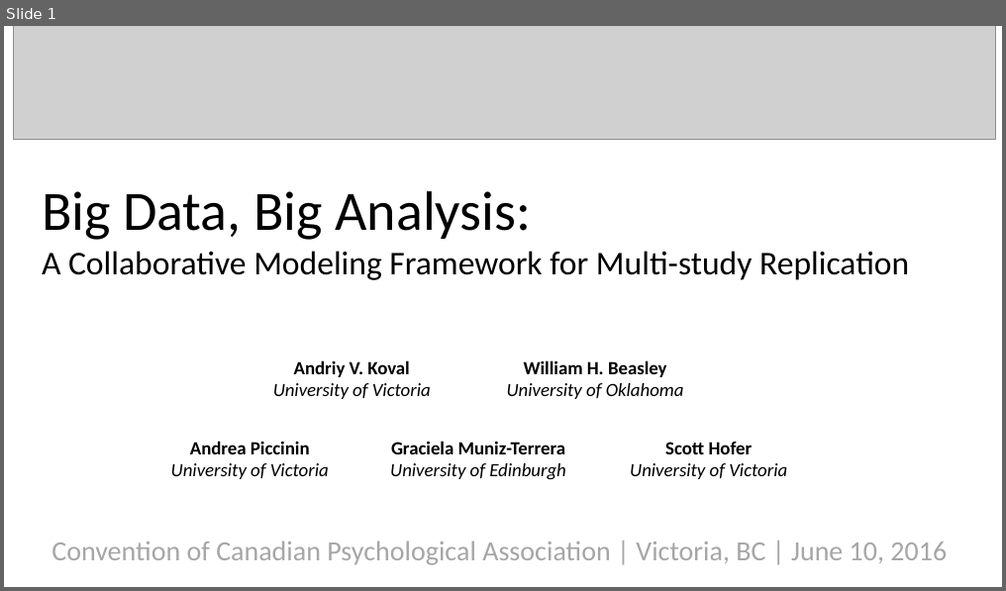
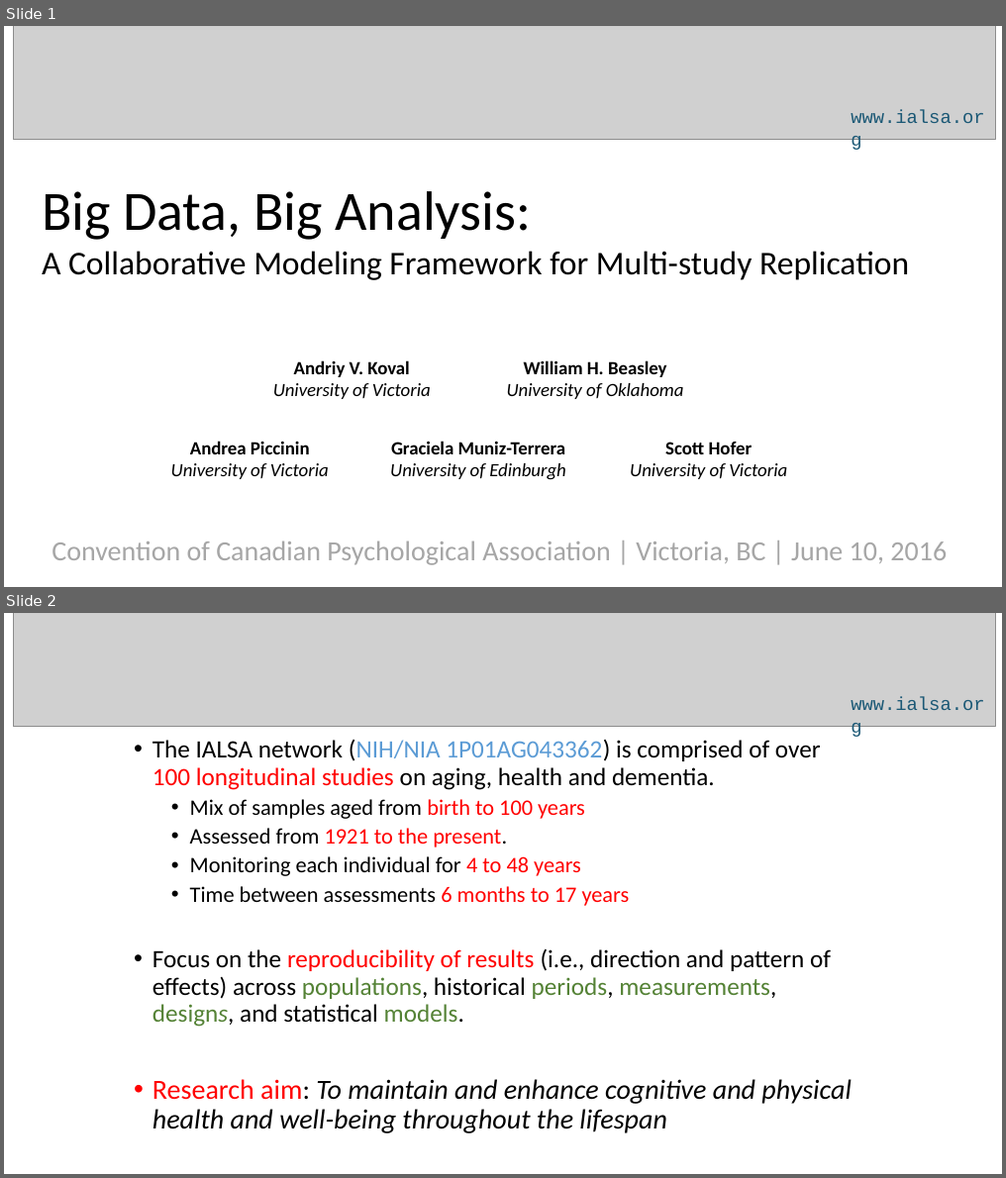
Before and after one commit to IALSA/IALSA-2015-Portland, a slide deck: pubs/2016-talks/2016-06-09-cpa/ppt/koval-etal-2016-06-10-cpa.pptx. Shown one above the other, each under a label of ours: slide 1 before the commit, slides 1 and 2 after it. The pictures are 1006x591 and 1006x1178 pixels, drawn with LibreOffice and Linux fonts; fonts in the diff are those of the drawing; grey boxes stand for pictures. Boxes give left, top, right and bottom in pixels: in the first picture for what was removed or moved away, otherwise in the second. Text is boxed around its words. In the diff, an @@ line names an element or a change of style, - is before the commit and + after.

```diff
--- a/pubs/2016-talks/2016-06-09-cpa/ppt/koval-etal-2016-06-10-cpa.pptx
+++ b/pubs/2016-talks/2016-06-09-cpa/ppt/koval-etal-2016-06-10-cpa.pptx
@@ slide 2 added at [4,613,1002,1174], background #FFFFFF @@
@@ picture added at [13,613,995,727] @@
@@ text added at [850,697,984,710], 13.5 pt, text #1C5976 @@
+www.ialsa.org
@@ text added at [152,740,851,1134], 18 pt, text #000000 @@
+• The IALSA network (NIH/NIA 1P01AG043362) is comprised of over 100 longitudinal studies on aging, health and dementia.
+  • Mix of samples aged from birth to 100 years
+  • Assessed from 1921 to the present.
+  • Monitoring each individual for 4 to 48 years
+  • Time between assessments 6 months to 17 years
+• Focus on the reproducibility of results (i.e., direction and pattern of effects) across populations, historical periods, measurements, designs, and statistical models.
+  • Research aim: To maintain and enhance cognitive and physical health and well-being throughout the lifespan
@@ slide 1 changed as well @@
@@ text added at [850,110,984,123], 13.5 pt, text #1C5976 @@
+www.ialsa.org
```
Also in this commit, not shown: 2 other slides changed, 27 other slides added, 13 slides removed, 4 other files.
